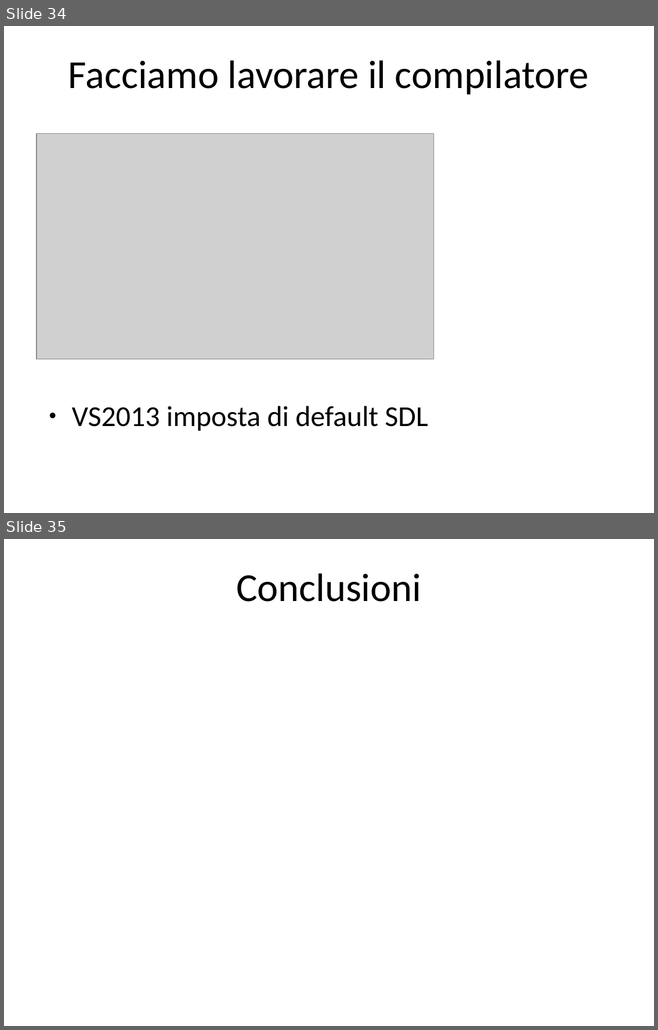
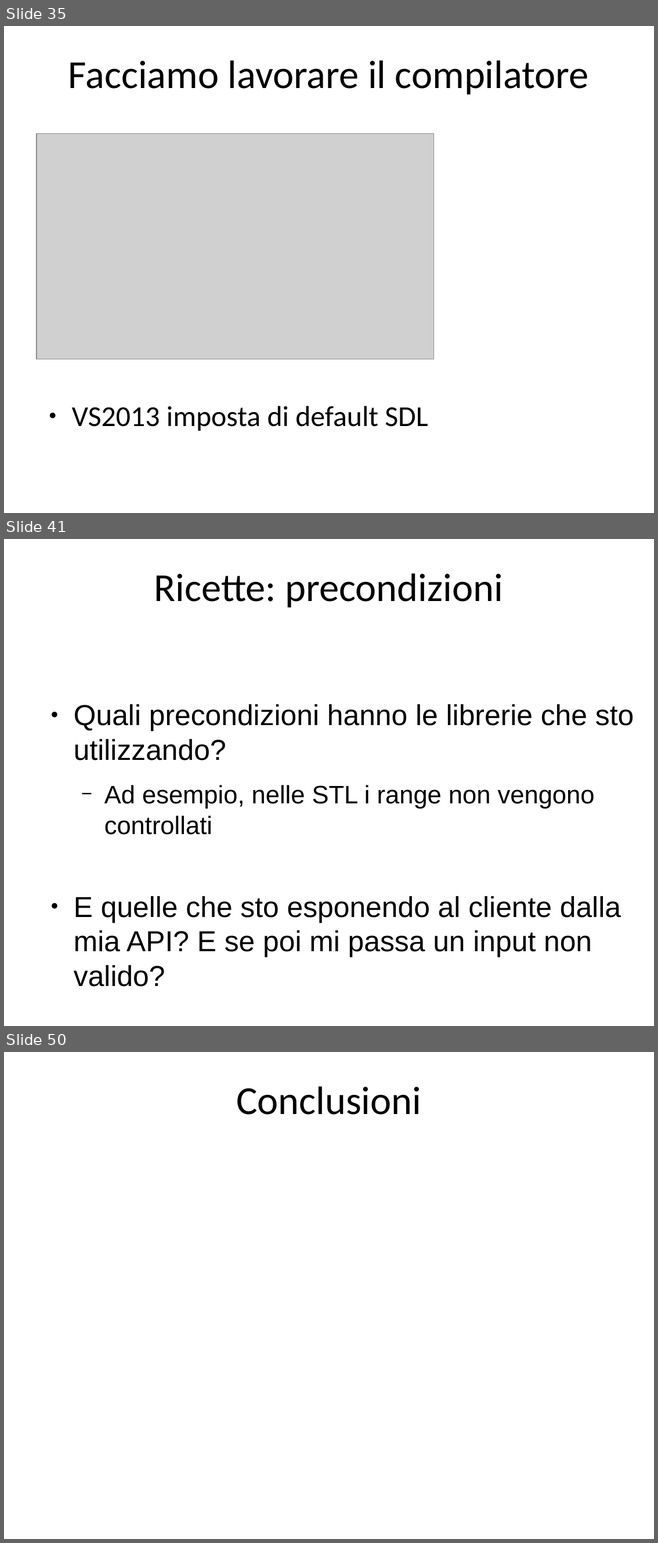
Before and after one commit to rramirez-tec-mx/Repo, a slide deck: La salute del software.odp. Shown one above the other, each under a label of ours: slides 34 and 35 before the commit, slides 35, 41 and 50 after it; the slides between them are not shown. The pictures are 658x1030 and 658x1543 pixels, drawn with LibreOffice and Linux fonts; fonts in the diff are those of the drawing; grey boxes stand for pictures. Boxes give left, top, right and bottom in pixels: in the first picture for what was removed or moved away, otherwise in the second. Text is boxed around its words. In the diff, an @@ line names an element or a change of style, - is before the commit and + after.

```diff
--- a/La salute del software.odp
+++ b/La salute del software.odp
@@ slide 41 added at (4,539,654,1026), background #FFFFFF @@
@@ title added at (154,573,503,607), 44 pt, text #000000 @@
+Ricette: precondizioni
@@ text added at (74,704,633,958), 32 pt, text #000000 @@
+● Quali precondizioni hanno le librerie che sto utilizzando?
+  − Ad esempio, nelle STL i range non vengono controllati
+● E quelle che sto esponendo al cliente dalla mia API? E se poi mi passa un input non valido?
@@ what was slide 34 is now slide 35 @@
@@ what was slide 35 is now slide 50 @@
```
Also in this commit, not shown: 11 slides changed, 15 other slides added, 1 slide removed.
